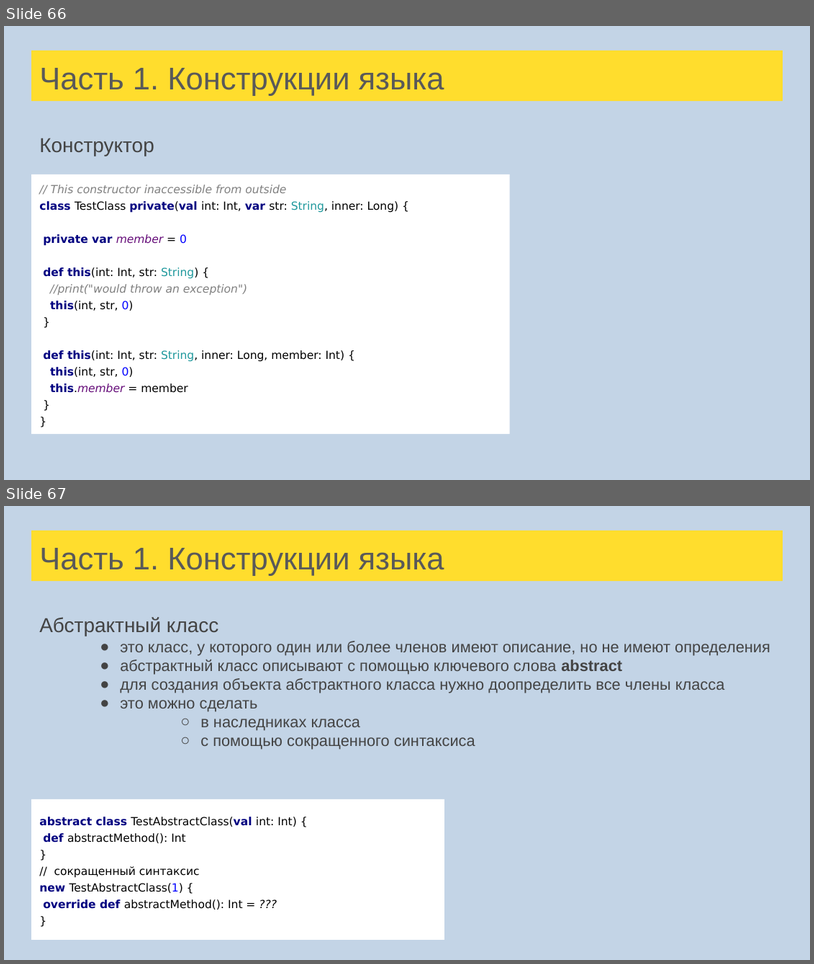
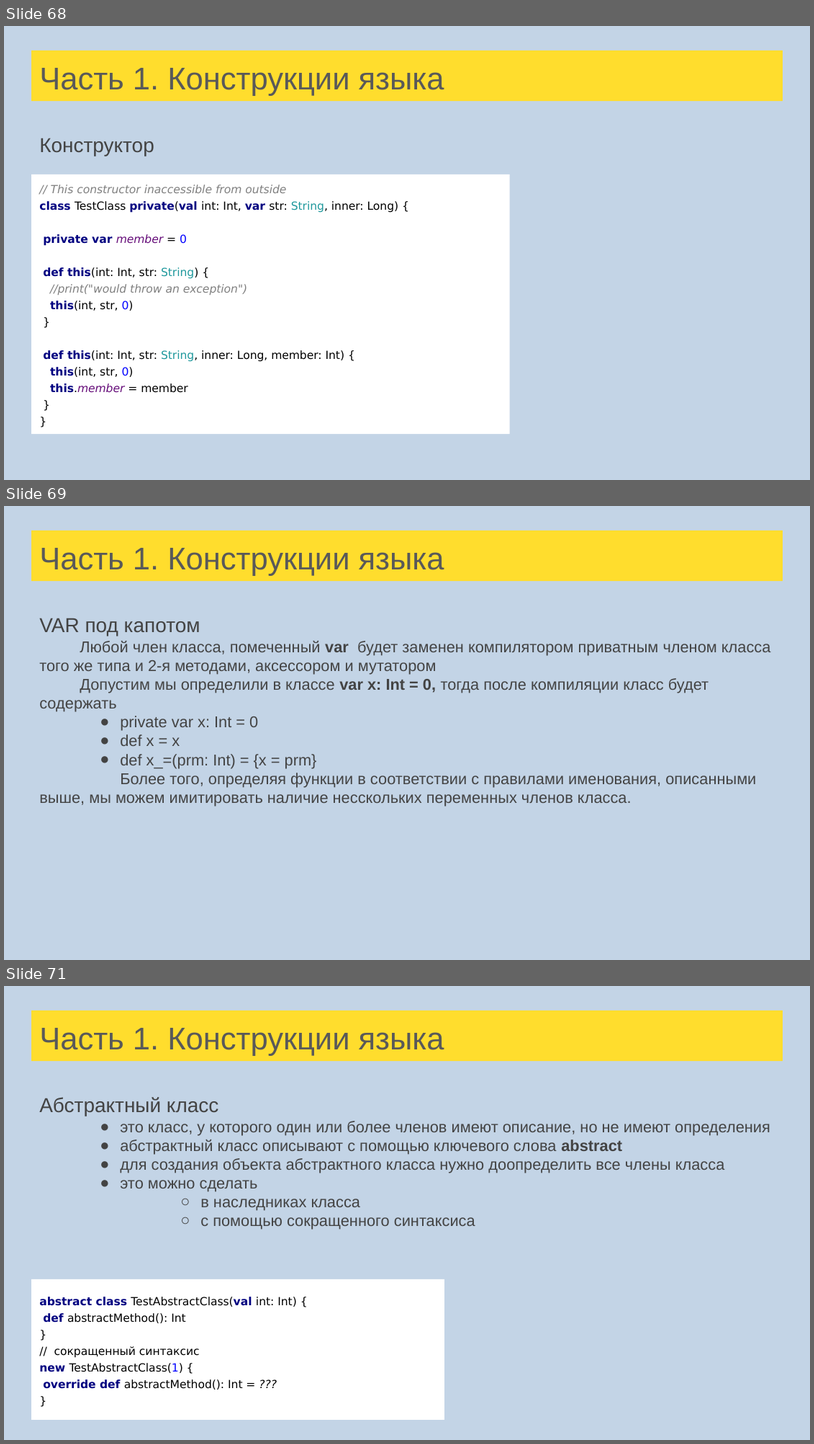
Before and after one commit to tralfamadore/ScalaLectures, a slide deck: src/main/resources/Лекции Scala для FinTech.pptx. Shown one above the other, each under a label of ours: slides 66 and 67 before the commit, slides 68, 69 and 71 after it; the slides between them are not shown. The pictures are 814x964 and 814x1444 pixels, drawn with LibreOffice and Linux fonts; fonts in the diff are those of the drawing. Boxes give left, top, right and bottom in pixels: in the first picture for what was removed or moved away, otherwise in the second. Text is boxed around its words. In the diff, an @@ line names an element or a change of style, - is before the commit and + after.

```diff
--- a/src/main/resources/Лекции Scala для FinTech.pptx
+++ b/src/main/resources/Лекции Scala для FinTech.pptx
@@ slide 69 added at bbox=[4, 506, 810, 960], background #C3D4E6 @@
@@ title added at bbox=[31, 530, 783, 581], fill #FFDD2D, 28 pt, text #595959 @@
+Часть 1. Конструкции языка
@@ text added at bbox=[39, 618, 772, 806], 14 pt, text #434343 @@
+VAR под капотом
+Любой член класса, помеченный var будет заменен компилятором приватным членом класса того же типа и 2-я методами, аксессором и мутатором
+Допустим мы определили в классе var x: Int = 0, тогда после компиляции класс будет содержать
+● private var x: Int = 0
+● def x = x
+● def x_=(prm: Int) = {x = prm}
+Более того, определяя функции в соответствии с правилами именования, описанными выше, мы можем имитировать наличие несскольких переменных членов класса.
@@ what was slide 66 is now slide 68 @@
@@ what was slide 67 is now slide 71 @@
```
Also in this commit, not shown: 5 slides changed, 16 other slides added, 1 slide removed, 8 other files.
